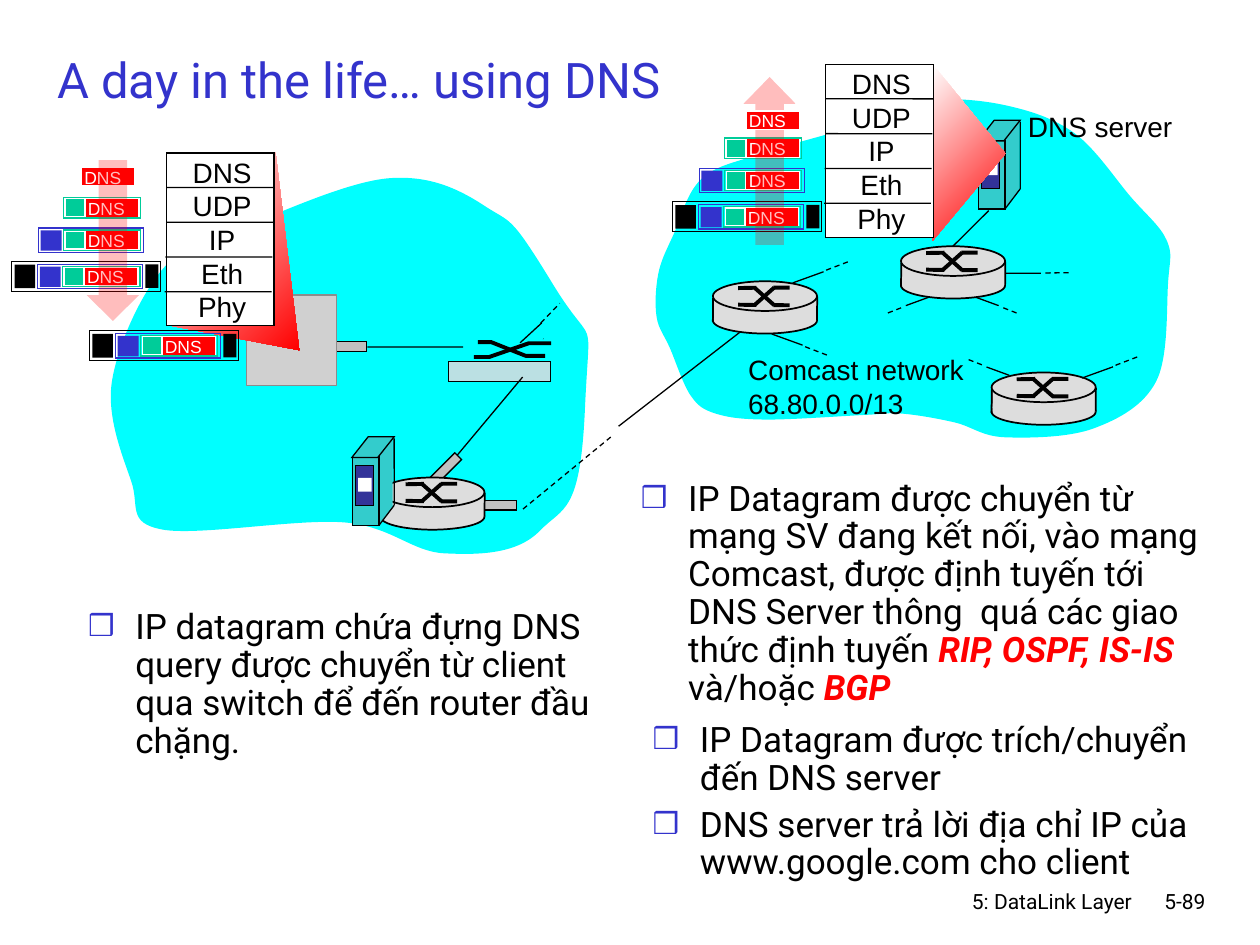
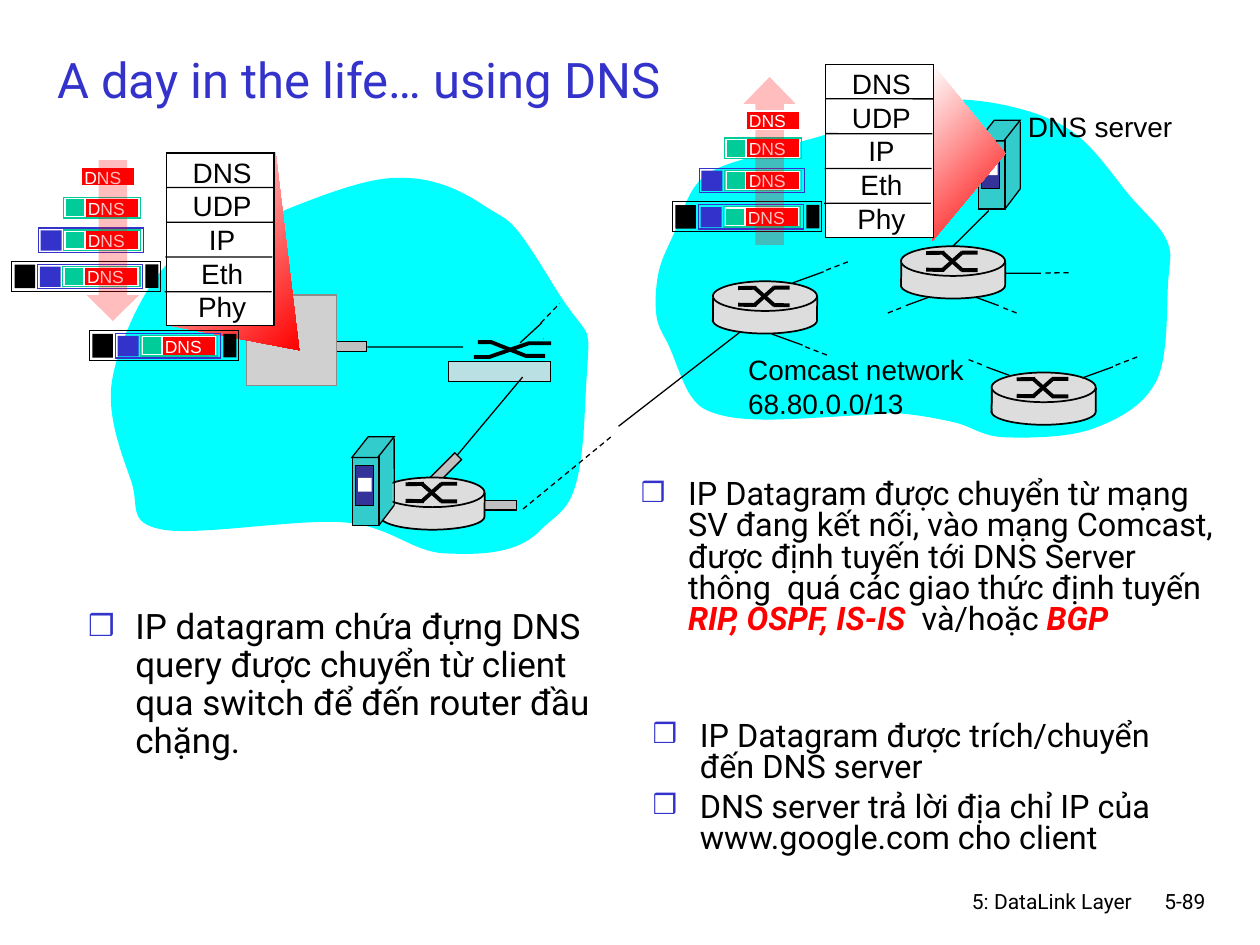
Before and after one commit to Naathan404/IT005.Q112-Introduction-to-Computer-Network-UIT, a slide deck: slide 89 of Chương 5 Tầng Liên kết và Mạng cục bộ.ppt. Drawn at 1260x945 pixels with LibreOffice and Linux fonts; fonts in the diff are those of the drawing; grey boxes stand for pictures. Boxes give left, top, right and bottom in pixels: in the first picture for what was removed or moved away, otherwise in the second. Text is boxed around its words. In the diff, an @@ line names an element or a change of style, - is before the commit and + after.

```diff
--- a/Chương 5 Tầng Liên kết và Mạng cục bộ.ppt
+++ b/Chương 5 Tầng Liên kết và Mạng cục bộ.ppt
@@ text "IP Datagram được chuyển từ ..." at box(688, 478, 1213, 636): size 20 to 18.5 pt; line spacing 0.9 to 0.8 @@
@@ text "IP Datagram được trích/chuyển đến ..." at box(700, 720, 1150, 856): size 20 to 18.5 pt; line spacing 0.9 to 0.8 @@
```
Also in this commit, not shown: 14 other slides changed, 9 other files.
